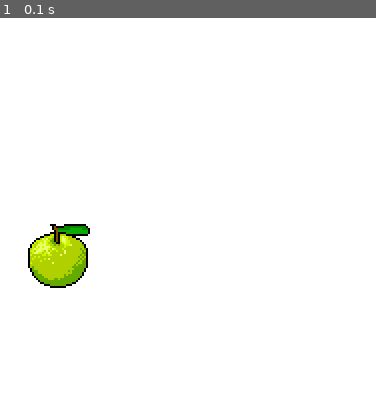
Above: before the commit, frame 1.
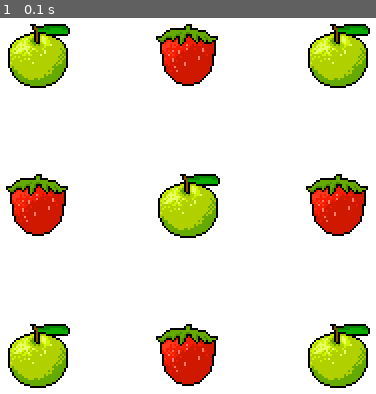
Above: after the commit, the same moment.

Repository: meganclapinski25/Pygame
Game: pygame game, started from game.py
Two runs of this game, one before a commit and one after it. Both use one fixed random seed, a clock stepped at 60 frames per second and the inputs below.
Inputs:
- Up to frame 1 (0.1 s): no input

The runs differ from the first frame. In frame 1, 21% of the frame differs, in the area x 1-99%, y 1-99%.

Commit message:
Challenge 2 Completed

Diff:
--- a/game.py
+++ b/game.py
@@ -17,7 +17,17 @@
         screen.blit(self.surf, (self.x, self.y))
         # Challenge 1
         # screen.fill((63,63,63))
-apple = GameObject(120, 300, 'apple.png')
+
+apple = GameObject(100, 400, 'apple.png')
+apple2 = GameObject(100, 100, 'apple.png')
+apple3 = GameObject(250, 250, 'apple.png')
+apple4 = GameObject(400, 100, 'apple.png')
+apple5 = GameObject(400, 400, 'apple.png')
+
+strawberry = GameObject(100, 250, 'strawberry.png')
+strawberry1 = GameObject(400,250, 'strawberry.png')
+strawberry2 = GameObject(250,100, 'strawberry.png')
+strawberry3 = GameObject(250,400, 'strawberry.png')
 
 # game loop
 running = True
@@ -29,7 +39,16 @@
 
         # Clear the screen
         screen.fill((255,255,255))
-        apple.render(screen) # ADD!
+        # ADD!
+        apple.render(screen)
+        apple2.render(screen)
+        apple3.render(screen)
+        apple4.render(screen)
+        apple5.render(screen)
+        strawberry.render(screen)
+        strawberry1.render(screen)
+        strawberry2.render(screen)
+        strawberry3.render(screen)
         pygame.display.flip()
 
 
Binary file added: strawberry.png
